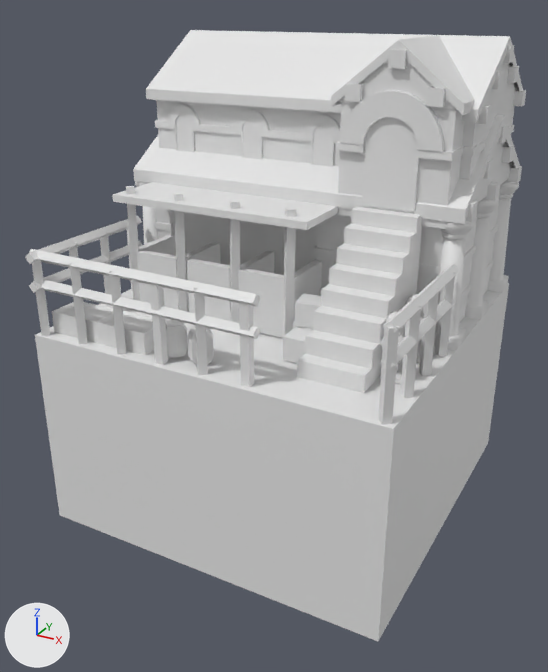
An edit to the COLLADA model art/meshes/structural/thracians/stable.dae, drawn before and after from the same camera.
Camera for both pictures: a camera (50 mm lens) standing at (18.8, -35.8, 17.1) and looking at (0.2, -1.8, 0.1). Arrows for +X, +Y and +Z are at lower left; the lights stay in place. The picture after the commit comes second. Where no turn or scale is listed for an object, it has been applied to the vertices. Vertices at exactly the same position are counted once.

In view in the first picture: 'stable'.
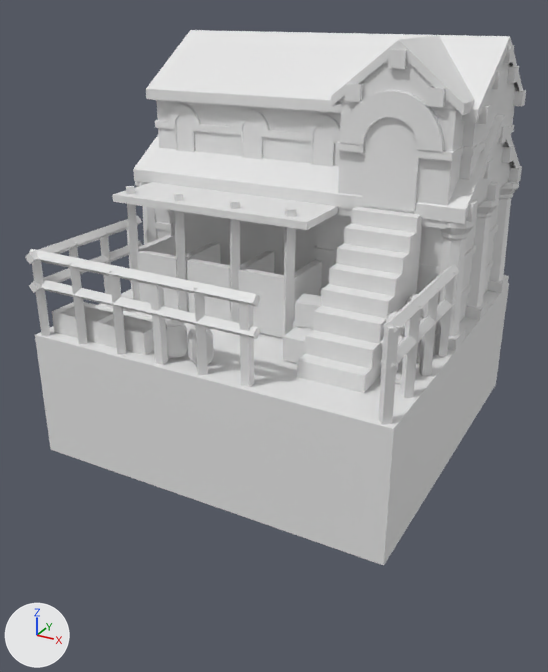
The newer file is also rescaled (x0.8), turned or shifted as a whole; pictures and numbers use the older file's frame.

Pixel boxes [x1, y1, x2, y2] of what changed, in the pictures (548 x 672 px; the box of a moved part takes in the faces that stretch with it):
```json
{"object": "stable", "change": "reshaped", "before": [25, 30, 526, 641], "after": [25, 30, 526, 565], "on screen": "12% shorter"}
{"part": 1, "of": "me_cubo_136", "change": "moved or reshaped", "before": [38, 306, 506, 641], "after": [38, 179, 509, 565]}
```

The change, as JSON lines over the scene's bpy script:
```json
{"block": "me_cubo_136", "where": "# used by ob_stable; location = (0.0, 0.0, 0.0)"}
{"op": "remove", "block": "me_cubo_136", "code": "me_cubo_136.from_pydata(...)  # 2466 vertices, 3578 faces; spans x -9.4..10.3, y -10.3..9.6, z -10.0..15.6"}
{"op": "add", "block": "me_cubo_136", "code": "me_cubo_136.from_pydata(...)  # 2470 vertices, 3574 faces; spans x -9.4..10.3, y -10.3..9.6, z -5.5..15.6"}
{"block": "me_cubo_136", "change": "me_cubo_136 part 1"}
{"block": "me_cubo_136", "change": "2 vertices are removed from x -7.2..-4.3, y -8.5, z 2.4"}
{"block": "me_cubo_136", "change": "16 faces are deleted"}
{"block": "me_cubo_136", "change": "6 vertices in x -9.4..10.3, y -10.2..9.6, z -10.0 move by (0.0, 0.0, 4.5)"}
{"block": "me_cubo_136", "change": "6 vertices are added at (-8.7, -1.1, 7.9), (-8.7, 8.8, 7.9), (9.8, -1.1, 7.9), (9.8, 8.8, 7.9), (-8.7, 3.9, 7.8), (9.8, 3.8, 7.8)"}
{"block": "me_cubo_136", "change": "12 new faces join them"}
```
